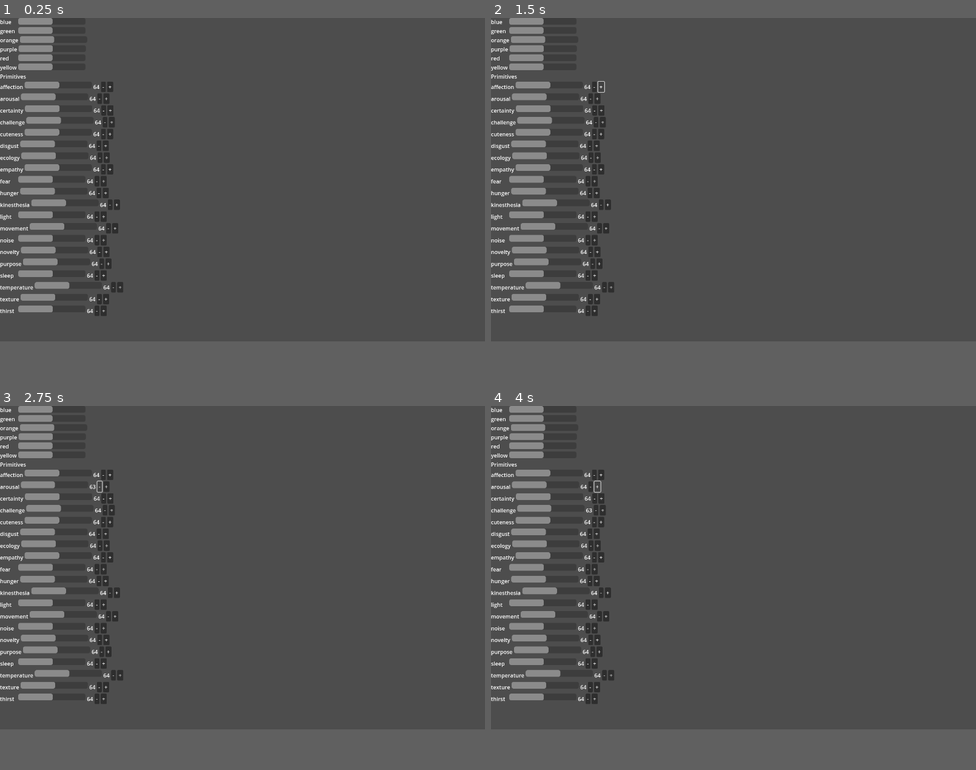
Above: before the commit, frames 1-4 (two rows, left to right).
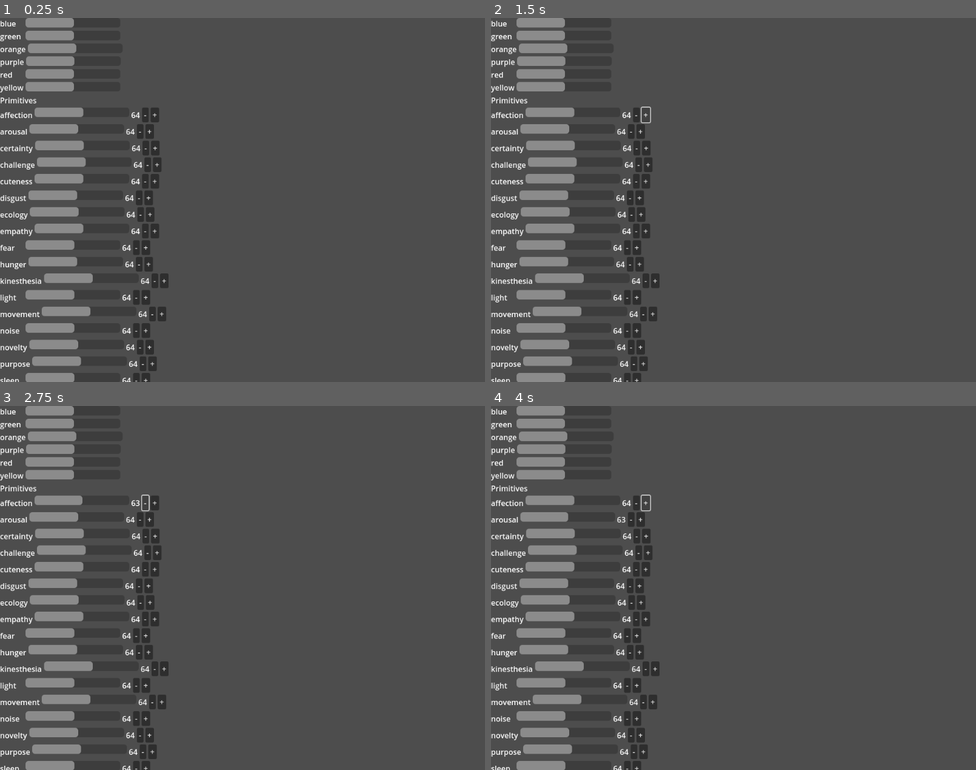
Above: after the commit, the same moments.

Repository: Crude-Dark-Matter/that-has-no-name
Game: Godot game, scene res://main.tscn
The game is run twice, just before and just after one commit, with the same random seed, the same clock (stepped at 60 frames per second) and the same inputs.
Inputs:
- Up to frame 1 (0.25 s): no input
- Up to frame 2 (1.5 s): click "-" at 0.5 s; click "+" at 1.25 s
- Up to frame 3 (2.75 s): click "-" at 2 s
- Up to frame 4 (4 s): click "-" at 2.75 s; click "+" at 3.5 s
The window is 800x533 before the commit and 800x600 after it. Grey fills any space a smaller window leaves; there, only what the larger window draws over its background counts as a difference.

The runs differ from the first frame. In frame 1, 11% of the frame differs, in the area x 0-35%, y 0-100%; in frame 2, 11%; in frame 3, 11%; in frame 4, 11%.

Commit message:
stub main interaction window

Diff:
--- /dev/null
+++ b/UI/main_ui_container.gd
@@ -0,0 +1,11 @@
+extends Container
+
+
+# Called when the node enters the scene tree for the first time.
+func _ready():
+	pass # Replace with function body.
+
+
+# Called every frame. 'delta' is the elapsed time since the previous frame.
+func _process(delta):
+	pass
--- /dev/null
+++ b/UI/theme_rich_text_label.tres
@@ -0,0 +1,5 @@
+[gd_resource type="Theme" format=3 uid="uid://274wql32h078"]
+
+[resource]
+RichTextLabel/colors/default_color = Color(0.792157, 0.792157, 0.792157, 1)
+RichTextLabel/font_sizes/normal_font_size = 12
--- /dev/null
+++ b/UI/theme_text_edit.tres
@@ -0,0 +1,3 @@
+[gd_resource type="Theme" format=3 uid="uid://bh5dnebpv3ymd"]
+
+[resource]
--- a/project.godot
+++ b/project.godot
@@ -21,5 +21,5 @@
 
 [display]
 
-window/size/viewport_width=1440
-window/size/viewport_height=960
+window/size/viewport_width=1024
+window/size/viewport_height=768
--- a/scenes/interaction.tscn
+++ b/scenes/interaction.tscn
@@ -1,9 +1,79 @@
-[gd_scene format=3 uid="uid://brhcqgf3wnbra"]
+[gd_scene load_steps=5 format=3 uid="uid://brhcqgf3wnbra"]
 
-[node name="Control" type="Control"]
-layout_mode = 3
-anchors_preset = 15
-anchor_right = 1.0
-anchor_bottom = 1.0
-grow_horizontal = 2
-grow_vertical = 2
+[ext_resource type="Script" path="res://UI/main_ui_container.gd" id="1_2q0x7"]
+[ext_resource type="Theme" uid="uid://274wql32h078" path="res://UI/theme_rich_text_label.tres" id="2_5x11e"]
+[ext_resource type="Theme" uid="uid://bh5dnebpv3ymd" path="res://UI/theme_text_edit.tres" id="3_yu5t2"]
+
+[sub_resource type="Theme" id="Theme_dexcp"]
+default_base_scale = 1.0
+MarginContainer/colors/background_color = Color(0, 0.027451, 0.027451, 1)
+
+[node name="InteractionWindow" type="GridContainer"]
+custom_minimum_size = Vector2(1024, 480)
+offset_right = 1028.0
+offset_bottom = 484.0
+columns = 2
+
+[node name="MapLoader" type="Control" parent="."]
+custom_minimum_size = Vector2(216, 384)
+layout_mode = 2
+
+[node name="MainTextContainer" type="MarginContainer" parent="."]
+custom_minimum_size = Vector2(808, 384)
+layout_mode = 2
+theme = SubResource("Theme_dexcp")
+theme_override_constants/margin_left = 4
+theme_override_constants/margin_top = 4
+theme_override_constants/margin_right = 4
+theme_override_constants/margin_bottom = 4
+script = ExtResource("1_2q0x7")
+
+[node name="TextDisplay" type="ScrollContainer" parent="MainTextContainer"]
+layout_mode = 2
+horizontal_scroll_mode = 0
+
+[node name="TextContainer" type="VBoxContainer" parent="MainTextContainer/TextDisplay"]
+layout_mode = 2
+size_flags_horizontal = 3
+size_flags_vertical = 3
+
+[node name="GameText" type="RichTextLabel" parent="MainTextContainer/TextDisplay/TextContainer"]
+layout_mode = 2
+theme = ExtResource("2_5x11e")
+text = "Placeholder Game Text"
+fit_content = true
+
+[node name="SubViewportContainer" type="SubViewportContainer" parent="MainTextContainer"]
+visible = false
+layout_mode = 2
+
+[node name="SubViewport" type="SubViewport" parent="MainTextContainer/SubViewportContainer"]
+disable_3d = true
+handle_input_locally = false
+render_target_update_mode = 0
+
+[node name="HelpSpace" type="MarginContainer" parent="."]
+custom_minimum_size = Vector2(216, 96)
+layout_mode = 2
+theme_override_constants/margin_left = 6
+theme_override_constants/margin_top = 6
+theme_override_constants/margin_right = 4
+theme_override_constants/margin_bottom = 6
+
+[node name="RichTextLabel" type="RichTextLabel" parent="HelpSpace"]
+layout_mode = 2
+theme = ExtResource("2_5x11e")
+text = "This is where Gamut offers helpful hints"
+
+[node name="Input" type="MarginContainer" parent="."]
+custom_minimum_size = Vector2(808, 96)
+layout_mode = 2
+theme_override_constants/margin_left = 4
+theme_override_constants/margin_top = 4
+theme_override_constants/margin_right = 6
+theme_override_constants/margin_bottom = 4
+
+[node name="TextEdit" type="TextEdit" parent="Input"]
+layout_mode = 2
+theme = ExtResource("3_yu5t2")
+placeholder_text = "This is where you enter commands"
--- /dev/null
+++ b/scenes/inventory.tscn
@@ -0,0 +1,3 @@
+[gd_scene format=3 uid="uid://beobmj8lsrtay"]
+
+[node name="InventoryModal" type="CanvasLayer"]
--- a/scenes/notepad.tscn
+++ /dev/null
@@ -1,9 +0,0 @@
-[gd_scene format=3 uid="uid://beobmj8lsrtay"]
-
-[node name="Control" type="Control"]
-layout_mode = 3
-anchors_preset = 15
-anchor_right = 1.0
-anchor_bottom = 1.0
-grow_horizontal = 2
-grow_vertical = 2
--- a/scenes/platform.tscn
+++ b/scenes/platform.tscn
@@ -1,3 +1,13 @@
 [gd_scene format=3 uid="uid://bu2uxcbct7yjm"]
 
 [node name="Node2D" type="Node2D"]
+
+[node name="SubViewportContainer" type="SubViewportContainer" parent="."]
+offset_right = 720.0
+offset_bottom = 256.0
+stretch = true
+
+[node name="SubViewport" type="SubViewport" parent="SubViewportContainer"]
+handle_input_locally = false
+size = Vector2i(720, 256)
+render_target_update_mode = 4
